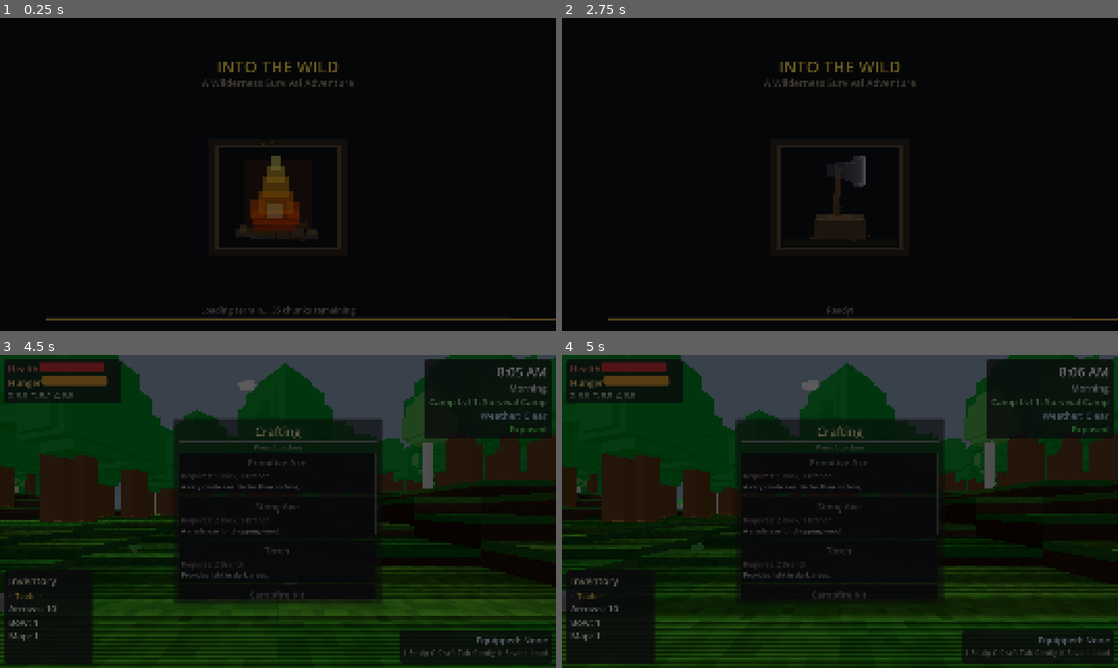
Above: before the commit, frames 1-4 (two rows, left to right).
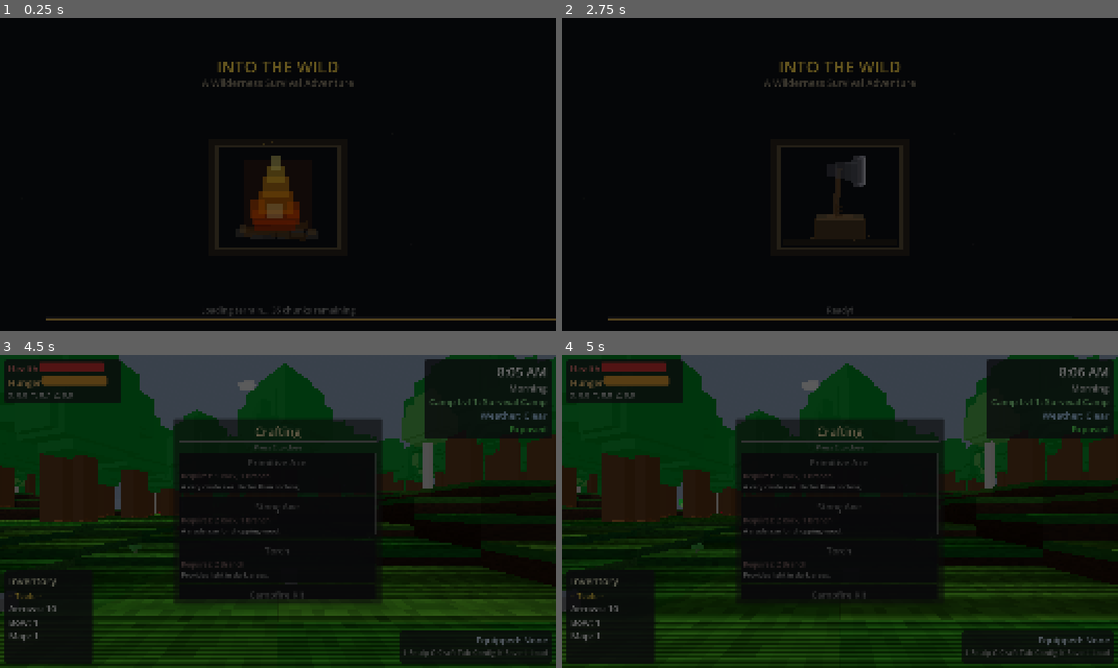
Above: after the commit, the same moments.

Repository: adchamberlain/into-the-wild
Game: Godot game, scene res://scenes/main.tscn
Same seed, same stepped clock (60 frames per second), same inputs: the game is played once before the commit and once after it.
Inputs (mouse positions are in pixels of both pictures, inside the frame that each line leads up to):
- Up to frame 1 (0.25 s): no input
- Up to frame 2 (2.75 s): tap Enter at 0.5, 2 s; move the mouse to (867, 174) at 0.52 s; hold F (eat) 0.53-1.28 s; hold W (move_forward) from 0.53 s (still down); click (867, 174) at 0.67 s; tap Space (jump) at 0.77, 1.07, 1.25, 1.52, 1.82 s; move the mouse to (812, 174) at 1.27 s; tap E (interact) at 1.35 s; move the mouse to (851, 168) at 2.02 s; hold M (move_structure) from 2.03 s (still down)
- Up to frame 3 (4.5 s): move the mouse to (272, 517) at 2.77 s; release M (move_structure) at 2.78 s; tap C (open_crafting) at 2.85 s; click (272, 517) at 2.92 s; tap Space (jump) at 3.02, 3.32, 3.77, 4.07 s; move the mouse to (444, 558) at 3.52 s; release W (move_forward) at 3.53 s; hold A (move_left) 3.53-4.25 s; hold Shift (sprint) 3.53-4.25 s; drag from (111, 464) to (194, 433) at 4.27 s
- Up to frame 4 (5 s): no input

Frames 1-2 are identical in both runs. In frame 3, less than 0.1% of the frame differs, in the area x 27-96%, y 0-42%; in frame 4, less than 0.1%.

Commit message:
feat: add DESERT RegionType with terrain parameters
Co-Authored-By: Claude Opus 4.6 <noreply@anthropic.com>

Diff:
--- a/scripts/world/chunk_manager.gd
+++ b/scripts/world/chunk_manager.gd
@@ -3,7 +3,7 @@
 ## Manages dynamic loading/unloading of terrain chunks around the player.
 
 # Region types for terrain variety
-enum RegionType { MEADOW, FOREST, HILLS, ROCKY, MOUNTAIN }
+enum RegionType { MEADOW, FOREST, HILLS, ROCKY, MOUNTAIN, DESERT }
 
 # Water body types
 enum WaterBodyType { POND, LAKE, RIVER }
@@ -106,7 +106,11 @@
 	RegionType.MOUNTAIN: {
 		"grass": Color(0.38, 0.45, 0.35),  # Alpine grey-green
 		"dirt": Color(0.42, 0.40, 0.38)     # Mountain grey
-	}
+	},
+	RegionType.DESERT: {
+		"grass": Color(0.82, 0.72, 0.55),  # Sandy tan
+		"dirt": Color(0.70, 0.58, 0.40)     # Darker sand
+	},
 }
 
 # Region-specific height parameters
@@ -115,7 +119,8 @@
 	RegionType.FOREST: {"scale": 5.0, "step": 1.0},   # Current default
 	RegionType.HILLS: {"scale": 22.0, "step": 1.0},   # Dramatic hills with jumpable steps
 	RegionType.ROCKY: {"scale": 12.0, "step": 1.0},   # Jagged cliffs with jumpable steps
-	RegionType.MOUNTAIN: {"scale": 24.0, "step": 1.0} # Tall peaks with stable geometry
+	RegionType.MOUNTAIN: {"scale": 24.0, "step": 1.0}, # Tall peaks with stable geometry
+	RegionType.DESERT: {"scale": 4.0, "step": 0.5},  # Gentle rolling dunes
 }
 
 # Region-specific vegetation multipliers
@@ -124,7 +129,8 @@
 	RegionType.FOREST: {"tree": 1.5, "rock": 1.0, "berry": 1.0, "herb": 1.0, "osha": 0.0},
 	RegionType.HILLS: {"tree": 0.6, "rock": 1.5, "berry": 0.8, "herb": 0.8, "osha": 0.5},
 	RegionType.ROCKY: {"tree": 0.2, "rock": 5.0, "berry": 0.2, "herb": 0.2, "osha": 0.3},
-	RegionType.MOUNTAIN: {"tree": 0.8, "rock": 3.0, "berry": 0.3, "herb": 0.5, "osha": 2.0}
+	RegionType.MOUNTAIN: {"tree": 0.8, "rock": 3.0, "berry": 0.3, "herb": 0.5, "osha": 2.0},
+	RegionType.DESERT: {"tree": 0.0, "rock": 0.3, "berry": 0.0, "herb": 0.0, "osha": 0.0, "cactus": 1.0, "palm": 0.3},
 }
 
 # Noise generators
@@ -1038,6 +1044,11 @@
 	var spawn_distance: float = Vector2(x, z).length()
 	if spawn_distance < 60.0:
 		return RegionType.FOREST
+
+	# Desert ring: 150-250 units from spawn
+	# Transition zones: 150-170 (blend in), 230-250 (blend out)
+	if spawn_distance >= 170.0 and spawn_distance <= 230.0:
+		return RegionType.DESERT
 
 	var value: float = region_noise.get_noise_2d(x, z)
 
